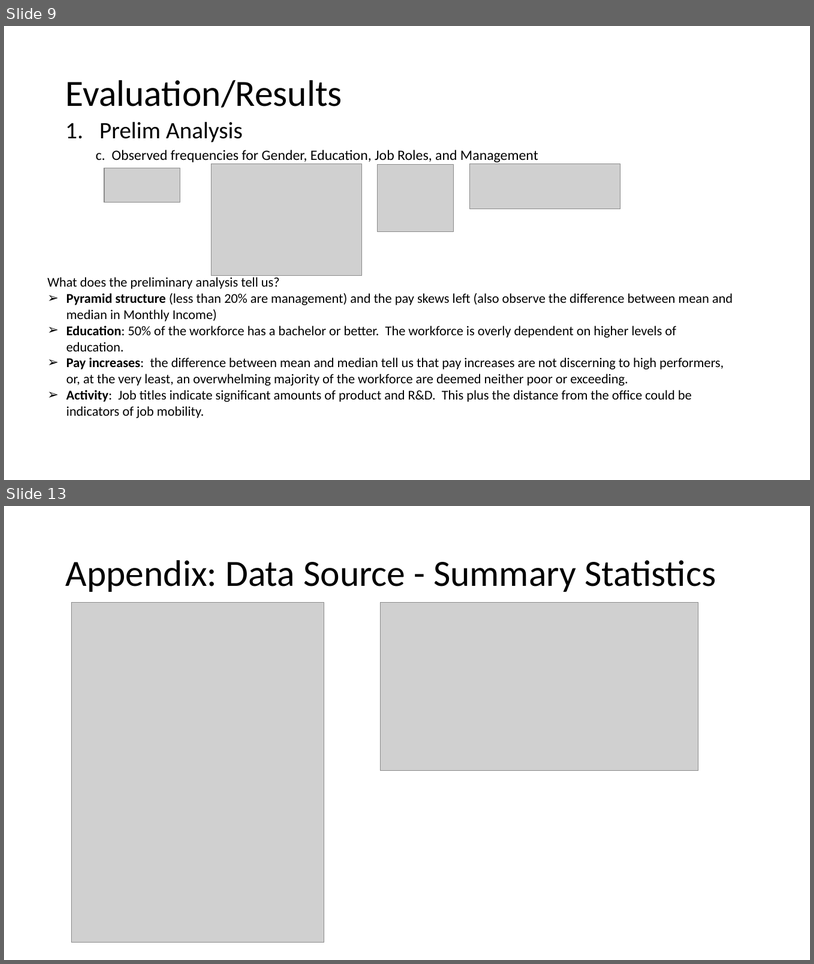
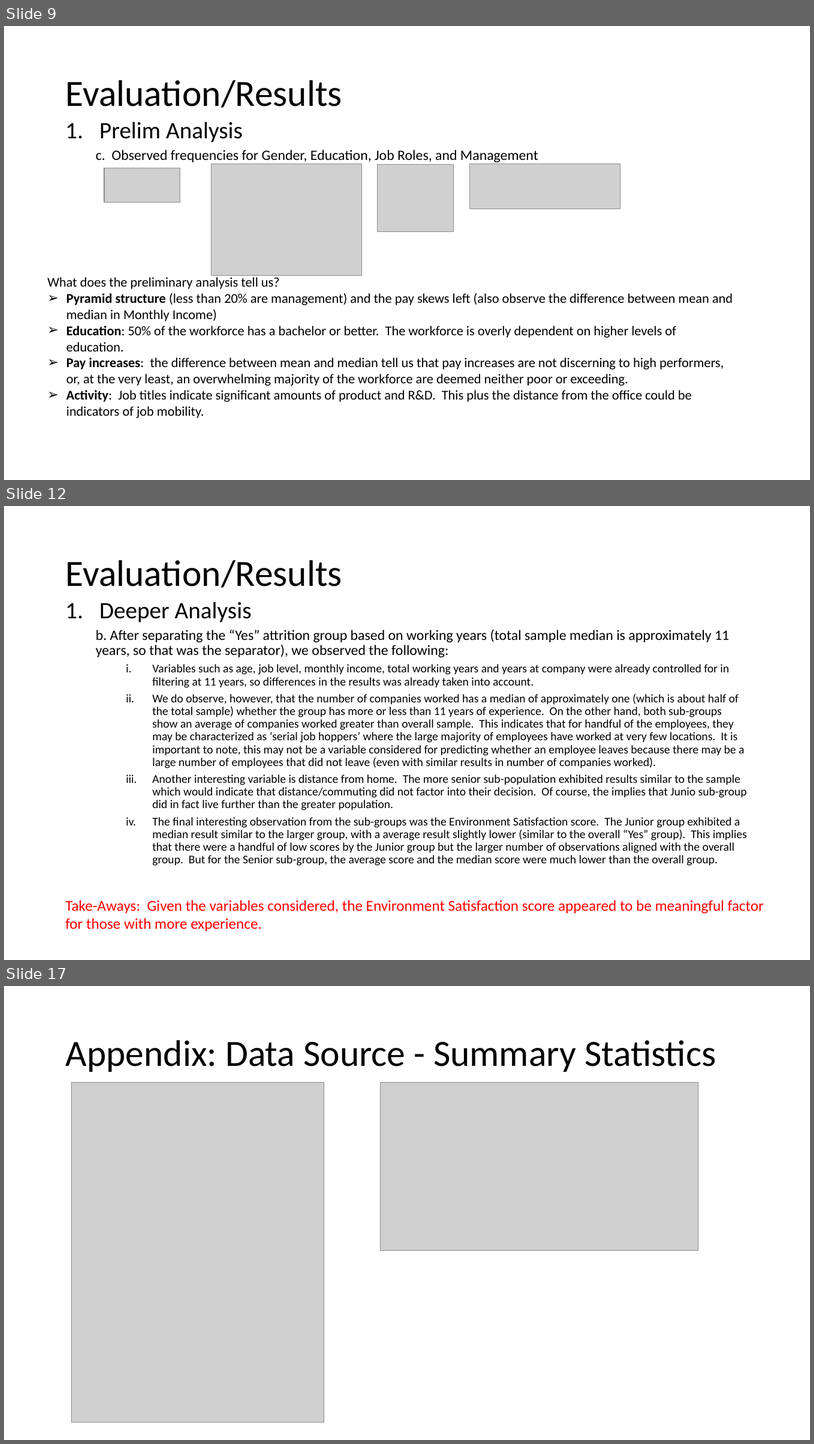
Before and after one commit to bdelahoussaye/CaseStudy2, a slide deck: Final Presentation_TEAM VARIANCE 6306.pptx. Shown one above the other, each under a label of ours: slides 9 and 13 before the commit, slides 9, 12 and 17 after it; the slides between them are not shown. The pictures are 814x964 and 814x1444 pixels, drawn with LibreOffice and Linux fonts; fonts in the diff are those of the drawing; grey boxes stand for pictures. Boxes give left, top, right and bottom in pixels: in the first picture for what was removed or moved away, otherwise in the second. Text is boxed around its words. In the diff, an @@ line names an element or a change of style, - is before the commit and + after.

```diff
--- a/Final Presentation_TEAM VARIANCE 6306.pptx
+++ b/Final Presentation_TEAM VARIANCE 6306.pptx
@@ slide 12 added at box(4, 506, 810, 960), background #FFFFFF @@
@@ title added at box(65, 560, 342, 588), 44 pt, text #000000 @@
+Evaluation/Results
@@ text added at box(96, 601, 747, 865), 14 pt, text #000000 @@
+1. Deeper Analysis
+  b. After separating the “Yes” attrition group based on working years (total sample median is approximately 11 years, so that was the separator), we observed the following:
+    i. Variables such as age, job level, monthly income, total working years and years at company were already controlled for in filtering at 11 years, so differences in the results was already taken into account.
+    ii. We do observe, however, that the number of companies worked has a median of approximately one (which is about half of the total sample) whether the group has more or less than 11 years of experience. On the other hand, both sub-groups show an average of companies worked greater than overall sample. This indicates that for handful of the employees, they may be characterized as ‘serial job hoppers’ where the large majority of employees have worked at very few locations. It is important to note, this may not be a variable considered for predicting whether an employee leaves because there may be a large number of employees that did not leave (even with similar results in number of companies worked).
+    iii. Another interesting variable is distance from home. The more senior sub-population exhibited results similar to the sample which would indicate that distance/commuting did not factor into their decision. Of course, the implies that Junio sub-group did in fact live further than the greater population.
+    iv. The final interesting observation from the sub-groups was the Environment Satisfaction score. The Junior group exhibited a median result similar to the larger group, with a average result slightly lower (similar to the overall “Yes” group). This implies that there were a handful of low scores by the Junior group but the larger number of observations aligned with the overall group. But for the Senior sub-group, the average score and the median score were much lower than the overall group.
@@ text added at box(65, 900, 764, 931), 18 pt, text #FF0000 @@
+Take-Aways: Given the variables considered, the Environment Satisfaction score appeared to be meaningful factor for those with more experience.
@@ what was slide 13 is now slide 17 @@
```
Also in this commit, not shown: 5 slides changed, 3 other slides added, 2 other files.
